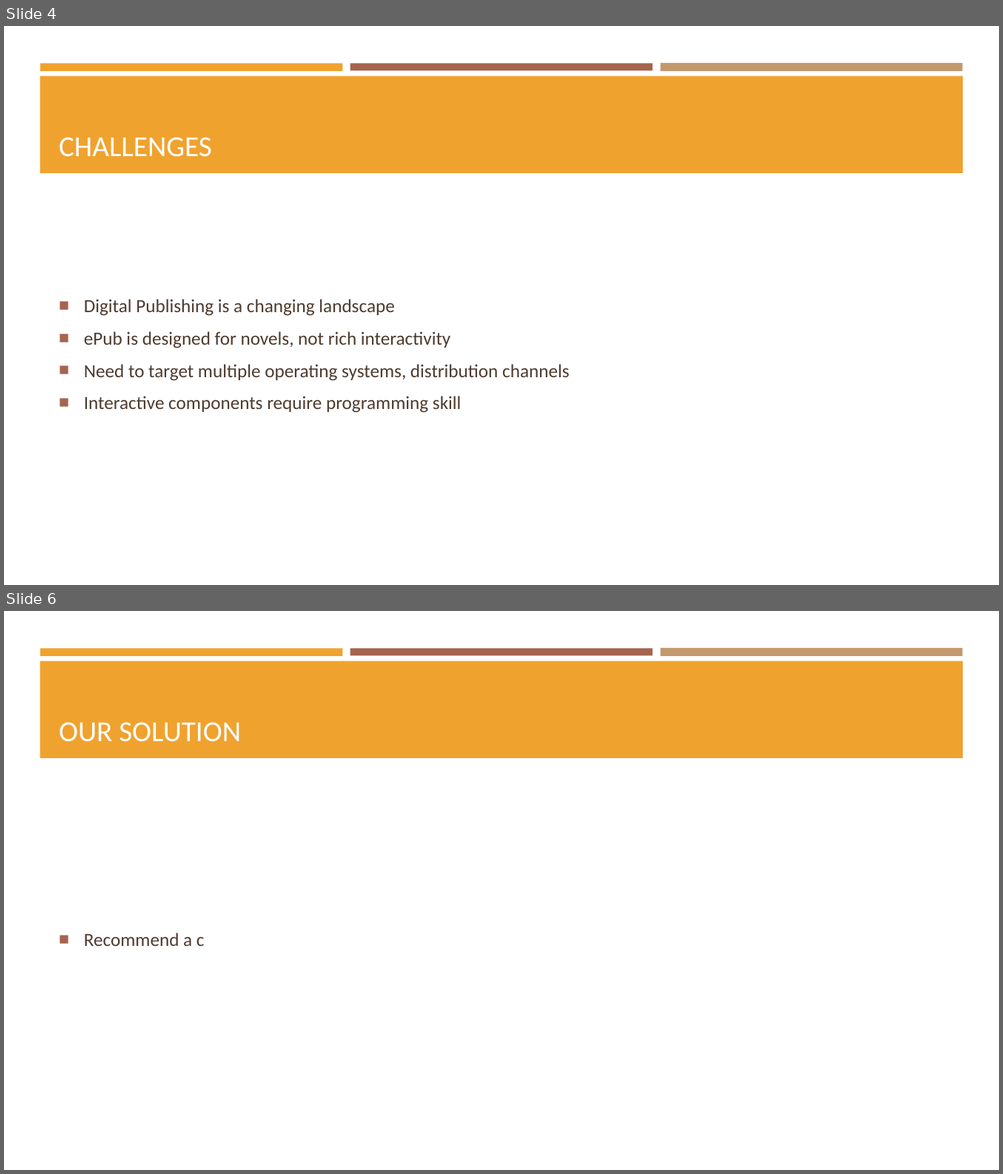
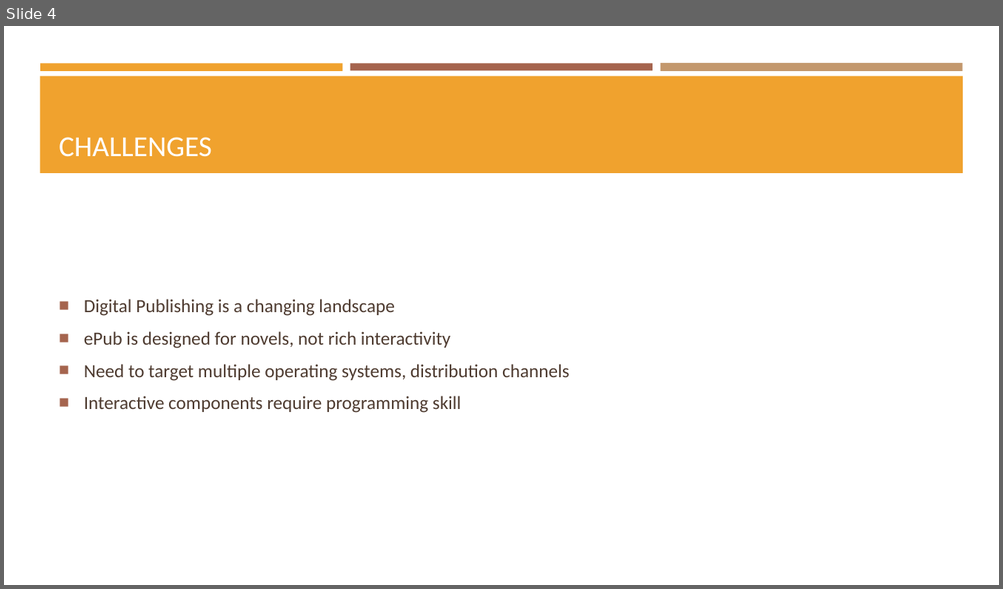
Before and after one commit to bryanerayner/eMagazinePrototype, a slide deck: The Magazine.pptx. Shown one above the other, each under a label of ours: slides 4 and 6 before the commit, slide 4 after it; the slides between them are not shown. The pictures are 1003x1174 and 1003x589 pixels, drawn with LibreOffice and Linux fonts; fonts in the diff are those of the drawing. Boxes give left, top, right and bottom in pixels: in the first picture for what was removed or moved away, otherwise in the second. Text is boxed around its words. In the diff, an @@ line names an element or a change of style, - is before the commit and + after.

```diff
--- a/The Magazine.pptx
+++ b/The Magazine.pptx
@@ slide 6 removed at box(4, 611, 999, 1170), background #FFFFFF; not listed: 4 template elements that a slide beside it also shows @@
@@ title removed at box(59, 722, 241, 742) @@
-OUR SOLUTION
@@ text removed at box(84, 933, 205, 946) @@
-■ Recommend a c
```
Also in this commit, not shown: 1 slide changed, 2 slides added.
